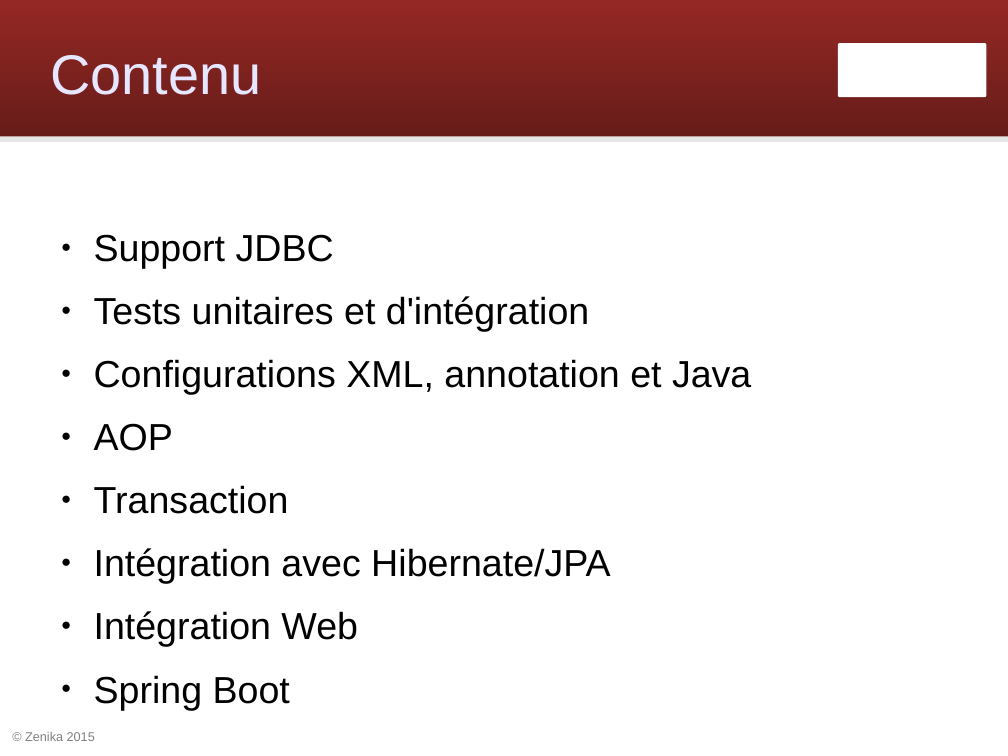
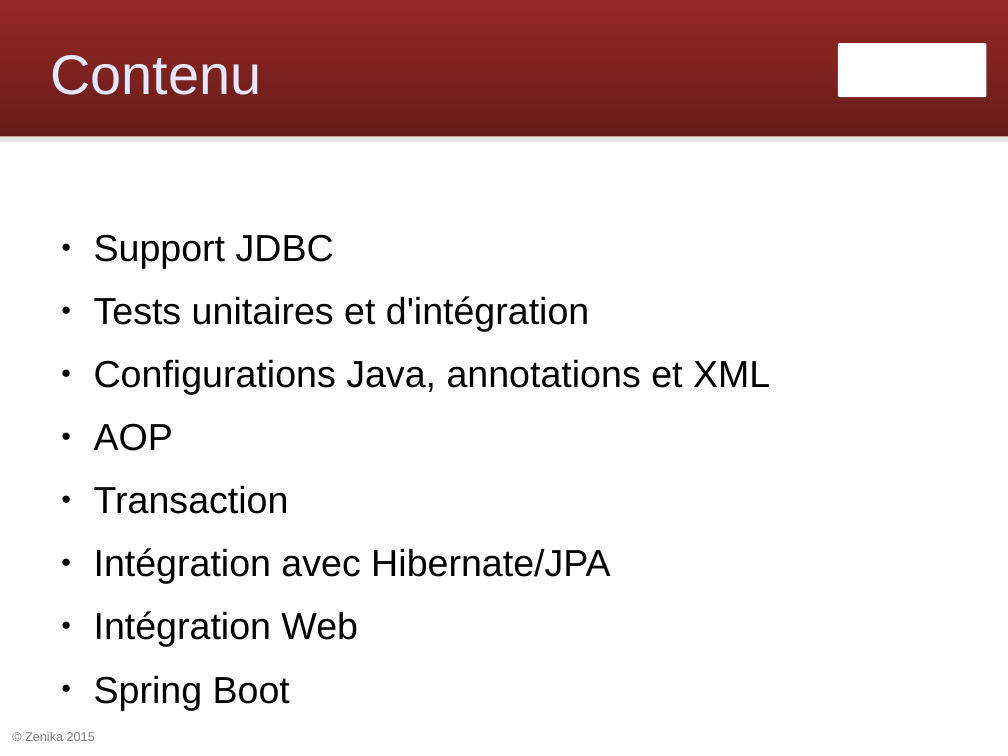
Before and after one commit to Zenika/workshop-spring-core, a slide deck: slide 2 of spring-workshop.odp. Drawn at 1008x756 pixels with LibreOffice and Linux fonts; fonts in the diff are those of the drawing; background and template pictures are left out. Boxes give left, top, right and bottom in pixels: in the first picture for what was removed or moved away, otherwise in the second. Text is boxed around its words. In the diff, an @@ line names an element or a change of style, - is before the commit and + after.

Commit message:
Commencer par la configuration Java

```diff
--- a/spring-workshop.odp
+++ b/spring-workshop.odp
@@ text at <box>94,359,770,395</box>: text changed @@
-● Configurations XML, annotation et Java
+● Configurations Java, annotations et XML
```
Also in this commit, not shown: 2 other slides changed, 8 slides added, 2 other files.
